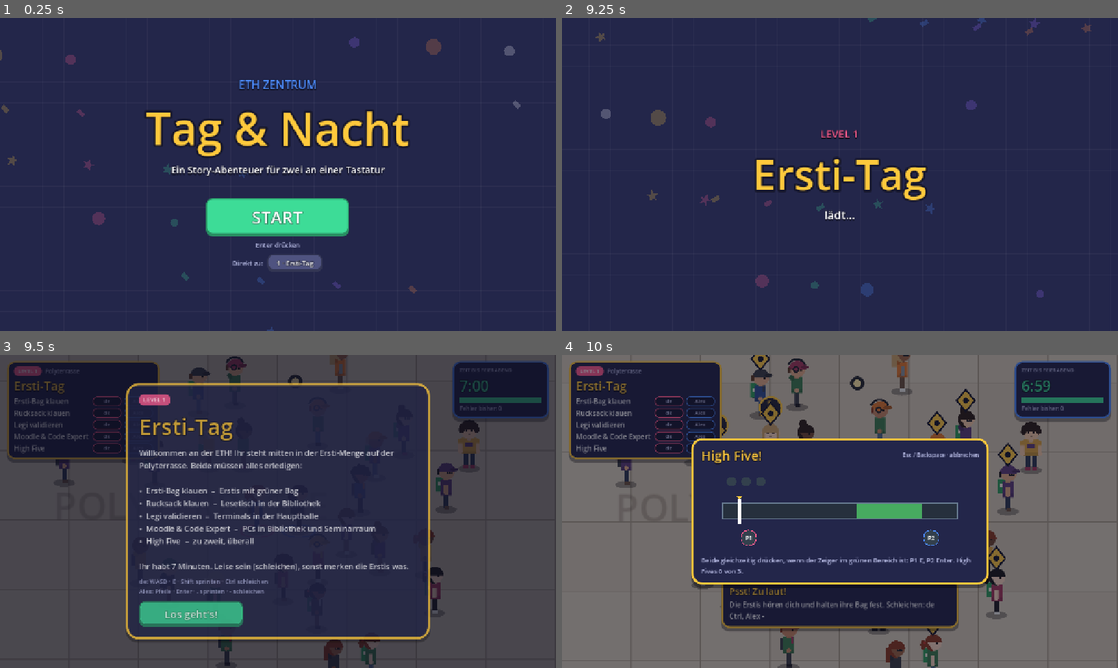
Above: before the commit, frames 1-4 (two rows, left to right).
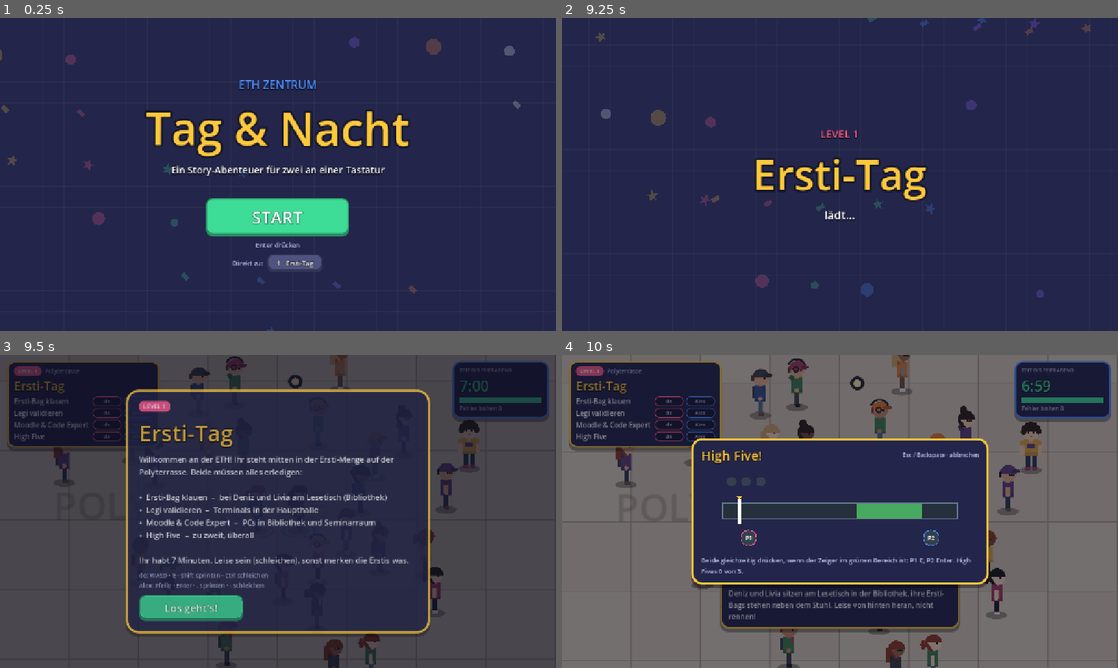
Above: after the commit, the same moments.

Repository: fzehnder/viscon-game
Game: Godot game, scene res://menu.tscn
Same seed, same stepped clock (60 frames per second), same inputs: the game is played once before the commit and once after it.
Inputs (mouse positions are in pixels of both pictures, inside the frame that each line leads up to):
- Up to frame 1 (0.25 s): no input
- Up to frame 2 (9.25 s): click "START" at 0.5 s; tap Enter at 1.25, 8.1 s; move the mouse to (962, 158) at 1.27 s; hold D 1.28-2 s; tap E at 1.35 s; click (962, 158) at 1.42 s; tap Space at 1.52, 4.52, 6.02, 6.77, 7.52, 9.02 s; click (878, 205) at 2.02 s; type "Alex" at 2.1 s; click "Bewerbung abschicken" at 2.75 s; click "Foto machen" at 3.5 s; move the mouse to (728, 190) at 4.27 s; hold S 4.28-5.03 s; tap Shift at 4.35 s; move the mouse to (895, 105) at 5.02 s; hold D 5.03-5.78 s; tap Ctrl at 5.1 s; move the mouse to (812, 237) at 5.77 s; hold W 5.78-6.53 s; tap 1 at 5.85 s; click (812, 237) at 5.92 s; move the mouse to (1006, 221) at 6.52 s; hold A 6.53-8.03 s; tap 2 at 6.6 s; move the mouse to (673, 127) at 7.27 s; tap 3 at 7.35 s; move the mouse to (867, 174) at 8.02 s; hold S 8.03-8.78 s; click (867, 174) at 8.17 s; move the mouse to (756, 96) at 8.77 s; hold D from 8.78 s (still down); tap Keypad Enter at 8.85 s
- Up to frame 3 (9.5 s): keep holding D
- Up to frame 4 (10 s): move the mouse to (962, 495) at 9.52 s; release D at 9.53 s; hold W from 9.53 s (still down); tap 3 at 9.6 s; tap Space at 9.77 s; tap Enter (start) at 9.8 s

Frames 1-2 are identical in both runs. In frame 3, 12% of the frame differs, in the area x 1-80%, y 8-98%; in frame 4, 4.3%.

Commit message:
Level 1: the Ersti bag is the backpack that makes Opps
The backpack from the Opp design is the Ersti bag, not a second thing to
steal. The task "Ersti-Bag klauen" is now done at the reading table: the
bags of Deniz and Livia stand next to their chairs, the thief wears the
green bag on the back as before. The separate "Rucksack klauen" task is
gone, and the Erstis in the crowd no longer carry bags ("bags": 0; the old
way of stealing from the crowd is still in the code, switched off).

Co-Authored-By: Claude Opus 5.5 <noreply@anthropic.com>

Diff:
--- a/godot/scripts/game_state.gd
+++ b/godot/scripts/game_state.gd
@@ -66,7 +66,8 @@
 	var fresh := not opps.has(id)
 	opps[id] = {"name": pname, "look": look.duplicate(true), "level": level if fresh else int(opps[id]["level"]),
 		"by": by.duplicate(), "why": why}
-	(opps[id]["look"]["acc"] as Array).erase("loot")
+	for carried in ["loot", "erstibag"]:   # remembered as they look without the bag they carried home
+		(opps[id]["look"]["acc"] as Array).erase(carried)
 	save_game()
 	return fresh
 
--- a/godot/scripts/levels.gd
+++ b/godot/scripts/levels.gd
@@ -2,7 +2,8 @@
 ## Story levels, in order. `current` is the level that is running (set by the Game autoload).
 ## Level 1 is the Ersti-Tag (day): two players, no guards, a crowd of Erstis.
 ## Every player has to do every task. Tasks with "spots" can be done at any of those places
-## (rects in tiles, 1 tile = 32 px). "steal" and "coop" tasks have no fixed place.
+## (rects in tiles, 1 tile = 32 px). "coop" tasks have no fixed place, a "bag" task is done by
+## stealing the bag of one of the "npcs" (opp.gd).
 ##
 ## Every further level lives in its own folder: scripts/level<N>/level.gd (plus whatever else it
 ## needs). The folders are found by themselves, nothing has to be registered here. That way levels
@@ -27,20 +28,21 @@
 	"start": Vector2(26.0, 42.0),        # crowd centre on the Polyterrasse
 	"speaker": Vector2(36.5, 42.0),      # the crowd faces the main building
 	"crowd": 26,                          # Erstis in the welcome crowd
-	"bags": 9,                            # how many of them carry an Ersti bag
+	"bags": 0,                            # Erstis in the crowd who carry a bag to steal ("steal" task, not used any more)
 	"gather": 7.0,                        # seconds the crowd stays together after the start
 	"intro": "Willkommen an der ETH! Ihr steht mitten in der Ersti-Menge auf der Polyterrasse. Beide müssen alles erledigen:",
-	# People who can turn into Opps (opp.gd). Two students at a reading table, each with a backpack:
-	# steal it unseen and they notice a little later, get seen and they are after you at once.
+	"start_toast": ["Willkommen, Erstis!", "Deniz und Livia sitzen am Lesetisch in der Bibliothek, ihre Ersti-Bags stehen neben dem Stuhl. Leise von hinten heran, nicht rennen!"],
+	# People who can turn into Opps (opp.gd). Two Erstis at a reading table, each with an Ersti bag
+	# next to the chair: steal it unseen and they notice a little later, get seen and they are
+	# after you at once.
 	"npcs": [
 		{"id": "rucksack_a", "name": "Deniz", "pos": Vector2(75.73, 35.95), "face": -PI / 2.0, "mode": "sitzt",
-			"bag": Vector2(76.45, 36.1), "bag_col": "b5523a", "hears": true},
+			"bag": Vector2(76.45, 36.1), "bag_acc": "erstibag", "bag_name": "Ersti-Bag", "hears": true},
 		{"id": "rucksack_b", "name": "Livia", "pos": Vector2(77.63, 35.95), "face": -PI / 2.0, "mode": "sitzt",
-			"bag": Vector2(78.35, 36.1), "bag_col": "2f7f8f", "hears": true},
+			"bag": Vector2(78.35, 36.1), "bag_acc": "erstibag", "bag_name": "Ersti-Bag", "hears": true},
 	],
 	"tasks": [
-		{"id": "ersti", "name": "Ersti-Bag klauen", "where": "Erstis mit grüner Bag", "type": "steal"},
-		{"id": "rucksack", "name": "Rucksack klauen", "where": "Lesetisch in der Bibliothek", "type": "bag"},
+		{"id": "ersti", "name": "Ersti-Bag klauen", "where": "bei Deniz und Livia am Lesetisch (Bibliothek)", "type": "bag"},
 		{"id": "legi", "name": "Legi validieren", "where": "Terminals in der Haupthalle", "label": "Legi validieren",
 			"game": "timing", "params": {"title": "Legi validieren", "hits": 3, "verb": "Scan", "speed": 260.0},
 			"kind": "legi_terminal",
--- a/godot/scripts/main.gd
+++ b/godot/scripts/main.gd
@@ -541,7 +541,7 @@
 		var db: float = p.distance_to(op.bag_pos / TS)
 		if db < best and db < 1.1:
 			best = db
-			nears[i] = {"use": "bag", "opp": op, "label": "Rucksack klauen",
+			nears[i] = {"use": "bag", "opp": op, "label": "%s klauen" % op.bag_name,
 				"rect": Rect2(op.bag_pos / TS - Vector2(0.35, 0.6), Vector2(0.7, 0.75))}
 	if night:
 		return
@@ -735,13 +735,15 @@
 
 func _steal_bag(i: int, op) -> void:
 	var pl = players[i]
-	if (pl.look.get("acc", []) as Array).has("loot"):
-		hud.toast("Hände voll", "Du trägst schon einen Rucksack.", 2.5)
-		return
-	ART.set_acc(pl.look, "loot", true)
+	for other in opps:
+		if other.bag_state == "stolen" and other.bag_thief == i:
+			hud.toast("Hände voll", "Du hast schon eine Beute dabei.", 2.5)
+			return
+	ART.set_acc(pl.look, op.bag_acc, true)
 	pl.look["loot_col"] = op.bag_col.to_html(false)
 	pl.queue_redraw()
 	UI.sfx("steal")
+	UI.confetti(fx, pl.global_position + Vector2(0, -30), 40, true, 70.0, 0.3)
 	var id := _bag_task()
 	if id != "":
 		_task_done(i, id)
@@ -760,7 +762,7 @@
 		hud.toast("Neuer Opp: %s" % op.pname, "%s hat es bemerkt und sucht dich. Bleib ausser Sicht." % op.pname, 4.0)
 
 
-## An Opp touched a player. With their backpack on you: you lose it. Otherwise the level is over.
+## An Opp touched a player. With their bag on you: you lose it. Otherwise the level is over.
 func opp_catch(op, pl) -> void:
 	if state != "play":
 		return
@@ -769,7 +771,7 @@
 		return
 	if op.bag_state == "stolen" and op.bag_thief == pid:
 		mistakes_total += 1
-		ART.set_acc(pl.look, "loot", false)
+		ART.set_acc(pl.look, op.bag_acc, false)
 		pl.queue_redraw()
 		done[pid].erase(_bag_task())
 		op.take_back()
@@ -783,7 +785,7 @@
 				pl.enabled = true)
 		fx.sound(pl.global_position, 3.0 * TS, Color(1.0, 0.4, 0.4, 0.7), 0.8)
 		UI.sfx("fail")
-		hud.toast("Erwischt!", "%s hat den Rucksack zurück und passt jetzt besser auf. Hol ihn dir nochmals, wenn niemand hinschaut." % op.pname, 4.5)
+		hud.toast("Erwischt!", "%s hat die Beute zurück und passt jetzt besser auf. Hol sie dir nochmals, wenn niemand hinschaut." % op.pname, 4.5)
 		return
 	caught(op)
 
--- a/godot/scripts/opp.gd
+++ b/godot/scripts/opp.gd
@@ -14,9 +14,11 @@
 ##
 ## Levels place these NPCs through "npcs" in their definition (see _spawn_npcs in main.gd):
 ##   {"id": "rucksack_a", "name": "Deniz", "pos": Vector2(tile), "face": angle, "mode": "sitzt",
-##    "bag": Vector2(tile), "hears": true, "if_opp": "lauert" | "jagd"}
-## A "bag" is a backpack next to them that players can steal: if the owner sees it, they turn into
-## an Opp at once, otherwise they notice a little later.
+##    "bag": Vector2(tile), "bag_acc": "erstibag", "bag_name": "Ersti-Bag", "hears": true,
+##    "if_opp": "lauert" | "jagd"}
+## A "bag" stands next to them and players can steal it: if the owner sees it, they turn into an
+## Opp at once, otherwise they notice a little later. "bag_acc" is the accessory the thief then
+## wears: "erstibag" (the green Ersti bag, on the back) or "loot" (a backpack in the hand).
 
 const TS := 32.0
 const ART = preload("res://scripts/character_art.gd")
@@ -68,6 +70,8 @@
 var bag_state := "none"             # none, there, stolen, carried (on the way back to its place)
 var bag_pos := Vector2.ZERO         # px
 var bag_col := Color("b5523a")
+var bag_acc := "loot"               # what it looks like on whoever carries it
+var bag_name := "Rucksack"
 var bag_thief := -1
 var notice_t := -1.0
 var bag_node: Node2D
@@ -89,11 +93,25 @@
 class Bag:
 	extends Node2D
 	var col := Color("b5523a")
+	var ersti := false
 
 	func _draw() -> void:
 		draw_set_transform(Vector2(0, 1), 0.0, Vector2(1.0, 0.4))
 		draw_circle(Vector2.ZERO, 8.0, Color(0, 0, 0, 0.3))
 		draw_set_transform(Vector2.ZERO, 0.0, Vector2.ONE)
+		if ersti:
+			# the green drawstring bag from the Ersti-Tag, same colours as on a character's back
+			var green := Color("2f9e5b")
+			var cord := Color("f3efe2")
+			draw_rect(Rect2(-7.0, -14.0, 14.0, 12.5), green)
+			draw_set_transform(Vector2(0, -1.5), 0.0, Vector2(1.0, 0.35))
+			draw_circle(Vector2.ZERO, 7.0, green)
+			draw_set_transform(Vector2.ZERO, 0.0, Vector2.ONE)
+			draw_rect(Rect2(-7.0, -14.0, 14.0, 1.8), green.darkened(0.25))
+			draw_line(Vector2(-7.0, -13.1), Vector2(7.0, -13.1), cord, 1.1)
+			draw_rect(Rect2(-2.8, -9.5, 5.6, 4.4), cord)
+			draw_rect(Rect2(-1.7, -8.5, 3.4, 1.0), green)
+			return
 		draw_rect(Rect2(-6.5, -14.0, 13.0, 14.0), col)
 		draw_rect(Rect2(-6.5, -14.0, 13.0, 4.0), col.darkened(0.25))
 		draw_rect(Rect2(-4.0, -7.5, 8.0, 5.0), col.lightened(0.25))
@@ -122,6 +140,8 @@
 		bag_state = "there"
 		bag_pos = (d["bag"] as Vector2) * TS
 		bag_col = Color(String(d.get("bag_col", look.get("accent", "b5523a"))))
+		bag_acc = String(d.get("bag_acc", "loot"))
+		bag_name = String(d.get("bag_name", "Rucksack"))
 	if opp_id != "" and Game.is_opp(opp_id):
 		# an old acquaintance: starts angry
 		var known: Dictionary = Game.opps[opp_id]
@@ -155,6 +175,7 @@
 	if bag_state == "there":
 		bag_node = Bag.new()
 		bag_node.col = bag_col
+		bag_node.ersti = bag_acc == "erstibag"
 		bag_node.position = bag_pos
 		main.actors.add_child(bag_node)
 	if state == SUCHEN:
@@ -251,7 +272,7 @@
 		bag_node.visible = false
 	var pl = main.players[pid]
 	if can_see(pl) or state == JAGD or state == SUCHEN:
-		become_opp(pid, true, "Rucksack geklaut")
+		become_opp(pid, true, "%s geklaut" % bag_name)
 		_chase(pl)
 	else:
 		notice_t = randf_range(NOTICE.x, NOTICE.y)
@@ -265,11 +286,11 @@
 	if can_see(thief):
 		# turned around and saw somebody walk off with it
 		notice_t = -1.0
-		become_opp(bag_thief, true, "Rucksack geklaut")
+		become_opp(bag_thief, true, "%s geklaut" % bag_name)
 		_chase(thief)
 	elif notice_t <= 0.0:
 		notice_t = -1.0
-		become_opp(bag_thief, false, "Rucksack geklaut")
+		become_opp(bag_thief, false, "%s geklaut" % bag_name)
 		# gets up and looks for the thief, a few steps in the direction they went
 		var to: Vector2 = thief.global_position - global_position
 		last_seen = global_position + to.limit_length(6.0 * TS)
@@ -281,7 +302,7 @@
 	bag_state = "carried"
 	bag_thief = -1
 	notice_t = -1.0
-	ART.set_acc(look, "loot", true)
+	ART.set_acc(look, bag_acc, true)
 	look["loot_col"] = bag_col.to_html(false)
 	meter = 0.0
 	calm_t = CALM
@@ -332,7 +353,7 @@
 	dir = home_dir
 	if bag_state == "carried":
 		bag_state = "there"
-		ART.set_acc(look, "loot", false)
+		ART.set_acc(look, bag_acc, false)
 		if bag_node:
 			bag_node.visible = true
 	state = LAUERN if angry else NEUTRAL
Not shown, changed: CLAUDE.md
Not shown, changed: godot/README.md
